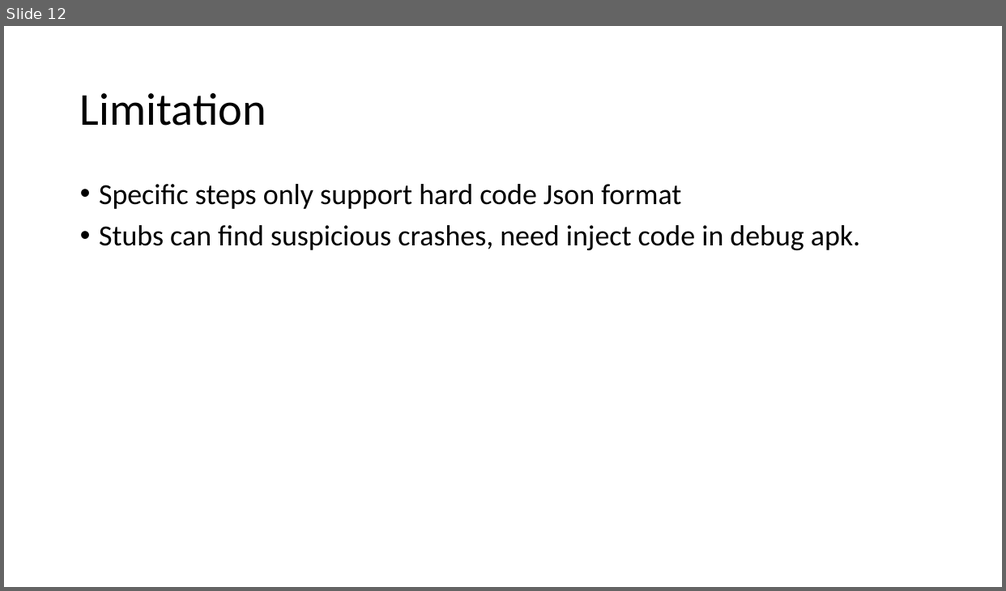
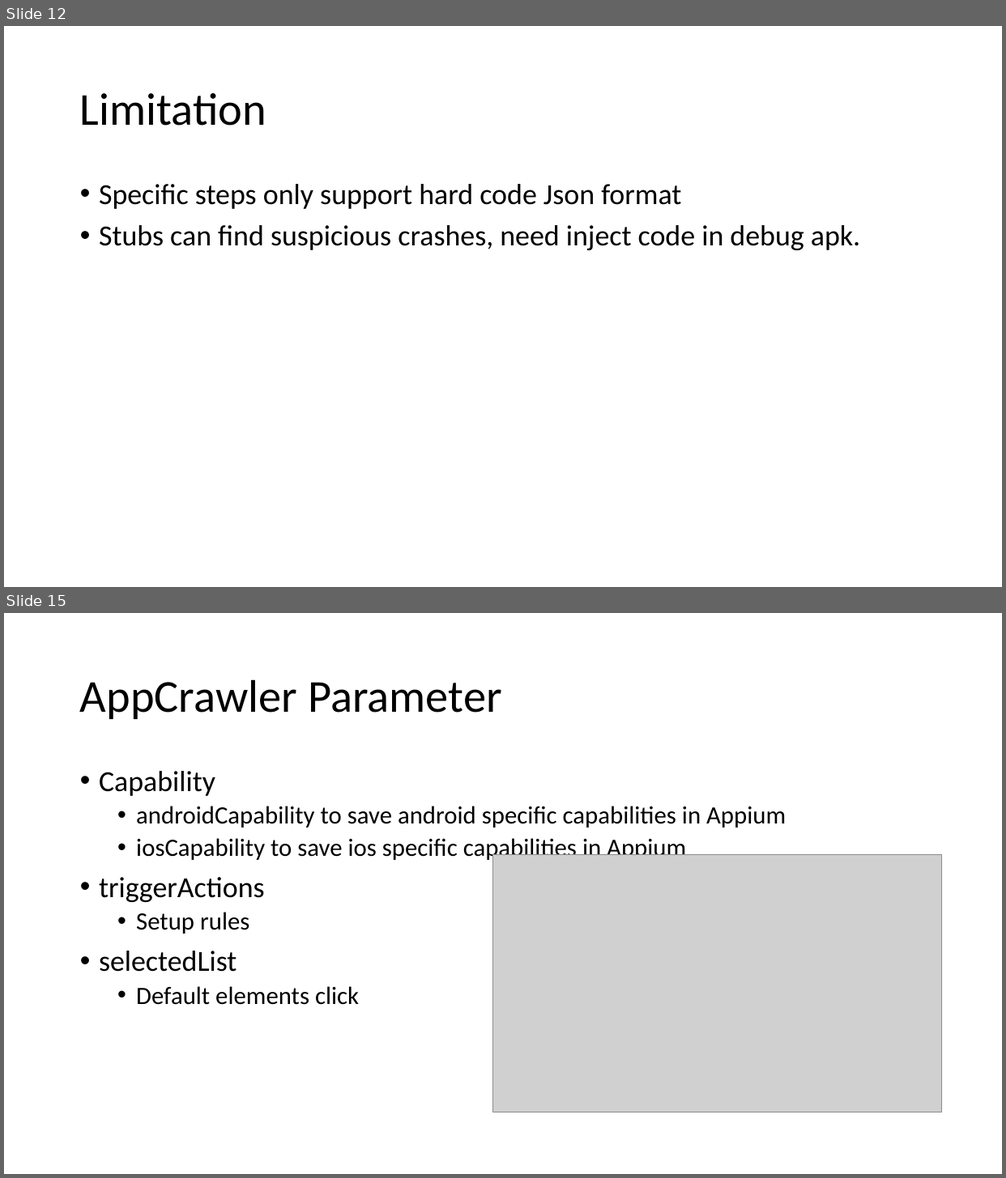
Before and after one commit to RexSong/TrainingVideo, a slide deck: monkey/aos/MonkeyTesting.pptx. Shown one above the other, each under a label of ours: slide 12 before the commit, slides 12 and 15 after it; the slides between them are not shown. The pictures are 1006x591 and 1006x1178 pixels, drawn with LibreOffice and Linux fonts; fonts in the diff are those of the drawing; grey boxes stand for pictures. Boxes give left, top, right and bottom in pixels: in the first picture for what was removed or moved away, otherwise in the second. Text is boxed around its words. In the diff, an @@ line names an element or a change of style, - is before the commit and + after.

Commit message:
update slide

```diff
--- a/monkey/aos/MonkeyTesting.pptx
+++ b/monkey/aos/MonkeyTesting.pptx
@@ slide 15 added at box(4, 613, 1002, 1174), background #FFFFFF @@
@@ title added at box(80, 679, 502, 719), 44 pt, text #000000 @@
+AppCrawler Parameter
@@ text added at box(99, 771, 786, 1005), 24 pt, text #000000 @@
+• Capability
+  • androidCapability to save android specific capabilities in Appium
+  • iosCapability to save ios specific capabilities in Appium
+• triggerActions
+  • Setup rules
+• selectedList
+  • Default elements click
@@ picture added at box(493, 855, 941, 1112) @@
```
Also in this commit, not shown: 6 other slides added, 2 other files.
